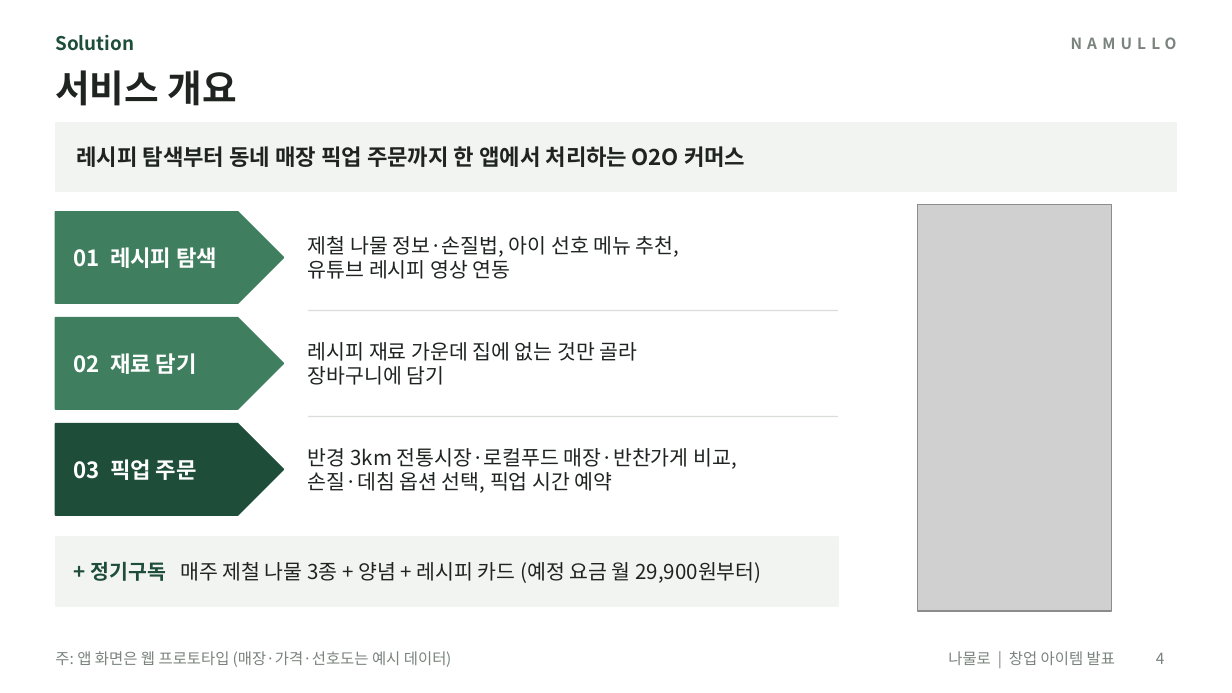
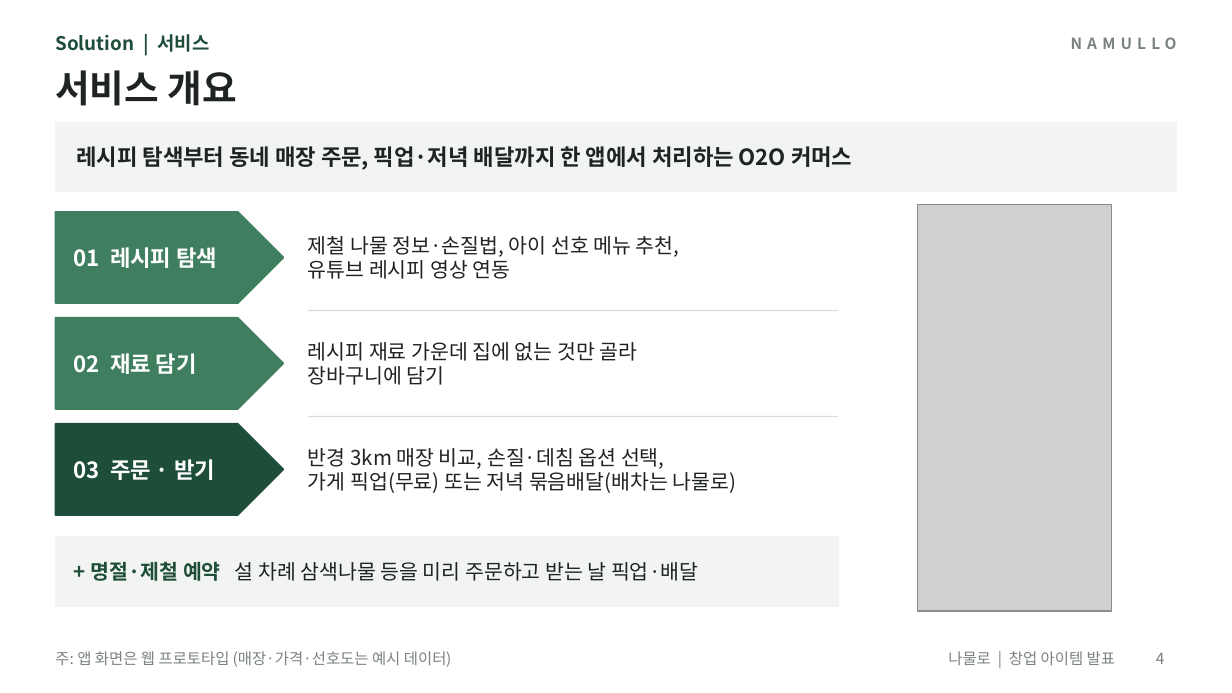
Before and after one commit to yonghoon7153-source/Yonghoon-DEM-DFT, a slide deck: slide 4 of namul-platform/02_발표자료_나물로.pptx. Drawn at 1232x693 pixels with LibreOffice and Linux fonts; fonts in the diff are those of the drawing; grey boxes stand for pictures. Boxes give left, top, right and bottom in pixels: in the first picture for what was removed or moved away, otherwise in the second. Text is boxed around its words. In the diff, an @@ line names an element or a change of style, - is before the commit and + after.

```diff
--- a/namul-platform/02_발표자료_나물로.pptx
+++ b/namul-platform/02_발표자료_나물로.pptx
@@ text at [55, 34, 209, 52]: text changed @@
-Solution
+Solution | 서비스
@@ text at [76, 146, 852, 170]: text changed @@
-레시피 탐색부터 동네 매장 픽업 주문까지 한 앱에서 처리하는 O2O 커머스
+레시피 탐색부터 동네 매장 주문, 픽업·저녁 배달까지 한 앱에서 처리하는 O2O 커머스
@@ text at [308, 448, 737, 493]: text changed @@
-반경 3km 전통시장·로컬푸드 매장·반찬가게 비교,
-손질·데침 옵션 선택, 픽업 시간 예약
+반경 3km 매장 비교, 손질·데침 옵션 선택,
+가게 픽업(무료) 또는 저녁 묶음배달(배차는 나물로)
@@ text at [74, 459, 215, 480]: text changed @@
-03 픽업 주문
+03 주문 · 받기
@@ text at [91, 561, 699, 581]: text changed @@
-+ 정기구독 매주 제철 나물 3종 + 양념 + 레시피 카드 (예정 요금 월 29,900원부터)
++ 명절·제철 예약 설 차례 삼색나물 등을 미리 주문하고 받는 날 픽업·배달
```
Also in this commit, not shown: 13 other slides changed, 24 other files.
